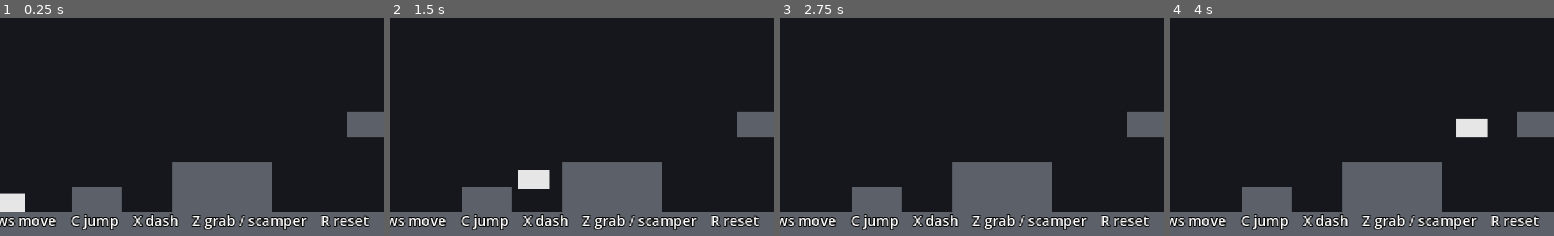
Above: before the commit, frames 1-4 (left to right).
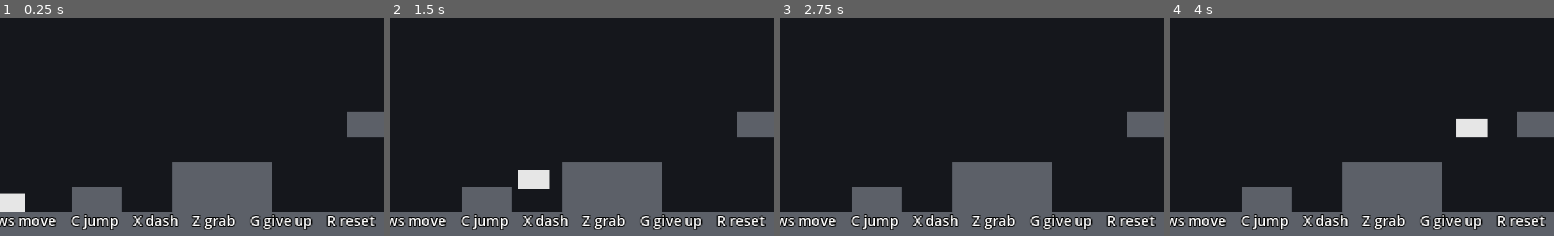
Above: after the commit, the same moments.

Repository: AJS1597/deja-mew
Game: Godot game, scene res://scenes/main.tscn
Same seed, same stepped clock (60 frames per second), same inputs: the game is played once before the commit and once after it.
Inputs:
- Up to frame 1 (0.25 s): no input
- Up to frame 2 (1.5 s): tap Enter at 0.5 s; hold Z (grab) 0.53-1.28 s; hold Right (move_right) from 0.53 s (still down); tap X (dash) at 0.6 s; tap C (jump) at 0.77, 1.07 s; tap Z (grab) at 1.35 s
- Up to frame 3 (2.75 s): tap C (jump) at 1.52, 1.55, 1.82 s; release Right (move_right) at 2.03 s; hold Left (move_left) from 2.03 s (still down); hold C (jump) from 2.03 s (still down); tap X (dash) at 2.3 s
- Up to frame 4 (4 s): release Left (move_left) at 2.78 s; release C (jump) at 2.78 s; hold Right (move_right) from 2.78 s (still down); tap X (dash) at 2.85 s; tap C (jump) at 3.02, 3.32, 3.77, 3.8 s; tap Z (grab) at 3.05 s; hold Z (grab) from 3.53 s (still down)
The pictures show only the part of the screen within x 5-55%, y 50-100%; the shares and areas given below are measured in that part.

The runs differ from the first frame. In frame 1, 1.3% of the frame differs, in the area x 62-98%, y 89-98%; in frame 2, 1.3%; in frame 3, 1.3%; in frame 4, 1.3%.

Commit message:
Add replay ghosts, solid-delay collision, HUD counter, and hazards

Diff:
--- a/project.godot
+++ b/project.godot
@@ -71,6 +71,17 @@
 "events": [Object(InputEventKey,"resource_local_to_scene":false,"resource_name":"","device":-1,"window_id":0,"alt_press …(195 unchanged characters)…
 ]
 }
+give_up={
+"deadzone": 0.5,
+"events": [Object(InputEventKey,"resource_local_to_scene":false,"resource_name":"","device":-1,"window_id":0,"alt_pressed":false,"shift_pressed":false,"ctrl_pressed":false,"meta_pressed":false,"pressed":false,"keycode":71,"physical_keycode":0,"key_label":0,"unicode":0,"location":0,"echo":false,"script":null)
+]
+}
+
+[layer_names]
+
+2d_physics/layer_1="World"
+2d_physics/layer_2="Ghost Sensor"
+2d_physics/layer_3="Ghost Solid"
 
 [physics]
 
--- /dev/null
+++ b/scenes/objects/ghost.tscn
@@ -0,0 +1,21 @@
+[gd_scene load_steps=4 format=3]
+
+[ext_resource type="Script" path="res://scripts/ghost.gd" id="1_ghost"]
+[ext_resource type="Texture2D" path="res://assets/sprites/cat_graybox.png" id="2_cat"]
+
+[sub_resource type="RectangleShape2D" id="RectangleShape2D_ghost"]
+size = Vector2(12, 20)
+
+[node name="Ghost" type="AnimatableBody2D"]
+collision_layer = 2
+collision_mask = 0
+sync_to_physics = true
+script = ExtResource("1_ghost")
+solid_delay = 2.0
+
+[node name="Sprite2D" type="Sprite2D" parent="."]
+modulate = Color(0.55, 0.85, 1, 0.45)
+texture = ExtResource("2_cat")
+
+[node name="CollisionShape2D" type="CollisionShape2D" parent="."]
+shape = SubResource("RectangleShape2D_ghost")
--- /dev/null
+++ b/scenes/objects/hazard.tscn
@@ -0,0 +1,19 @@
+[gd_scene load_steps=3 format=3]
+
+[ext_resource type="Script" path="res://scripts/hazard.gd" id="1_hazard"]
+
+[sub_resource type="RectangleShape2D" id="RectangleShape2D_hazard"]
+size = Vector2(16, 16)
+
+[node name="Hazard" type="Area2D"]
+collision_layer = 0
+collision_mask = 1
+monitorable = false
+script = ExtResource("1_hazard")
+
+[node name="Visual" type="Polygon2D" parent="."]
+color = Color(0.78, 0.29, 0.29, 1)
+polygon = PackedVector2Array(-8, 8, 8, 8, 8, 0, 6, -8, 4, 0, 2, -8, 0, 0, -2, -8, -4, 0, -6, -8, -8, 0)
+
+[node name="CollisionShape2D" type="CollisionShape2D" parent="."]
+shape = SubResource("RectangleShape2D_hazard")
--- a/scenes/player/player.tscn
+++ b/scenes/player/player.tscn
@@ -8,7 +8,7 @@
 
 [node name="Player" type="CharacterBody2D"]
 collision_layer = 1
-collision_mask = 1
+collision_mask = 5
 script = ExtResource("1_player")
 
 [node name="Sprite2D" type="Sprite2D" parent="."]
--- a/scenes/ui/hud.tscn
+++ b/scenes/ui/hud.tscn
@@ -8,12 +8,37 @@
 [node name="LevelLabel" type="Label" parent="."]
 offset_left = 12.0
 offset_top = 8.0
-offset_right = 360.0
+offset_right = 340.0
 offset_bottom = 30.0
 theme_override_colors/font_outline_color = Color(0, 0, 0, 1)
 theme_override_constants/outline_size = 3
 theme_override_font_sizes/font_size = 13
 text = "Level 1 / 9"
+
+[node name="GhostLabel" type="Label" parent="."]
+visible = false
+offset_left = 340.0
+offset_top = 8.0
+offset_right = 500.0
+offset_bottom = 30.0
+theme_override_colors/font_color = Color(0.6, 0.85, 1, 1)
+theme_override_colors/font_outline_color = Color(0, 0, 0, 1)
+theme_override_constants/outline_size = 3
+theme_override_font_sizes/font_size = 12
+text = "Ghosts 0 / 1"
+horizontal_alignment = 2
+
+[node name="HintLabel" type="Label" parent="."]
+visible = false
+offset_left = 80.0
+offset_top = 32.0
+offset_right = 432.0
+offset_bottom = 50.0
+theme_override_colors/font_outline_color = Color(0, 0, 0, 1)
+theme_override_constants/outline_size = 3
+theme_override_font_sizes/font_size = 9
+text = ""
+horizontal_alignment = 1
 
 [node name="ControlsLabel" type="Label" parent="."]
 offset_left = 12.0
@@ -23,4 +48,4 @@
 theme_override_colors/font_outline_color = Color(0, 0, 0, 1)
 theme_override_constants/outline_size = 3
 theme_override_font_sizes/font_size = 9
-text = "Arrows move    C jump    X dash    Z grab / scamper    R reset"
+text = "Arrows move    C jump    X dash    Z grab    G give up    R reset"
--- /dev/null
+++ b/scripts/ghost.gd
@@ -0,0 +1,83 @@
+class_name Ghost
+extends AnimatableBody2D
+
+## A recorded past attempt. It replays from frame 0 in sync with the living
+## player, then stays at its final position. It is always detectable by
+## buttons (sensor layer), and becomes physically solid after a short delay.
+
+const SENSOR_LAYER := 2
+const SOLID_LAYER := 4
+
+const NON_SOLID_TINT := Color(0.55, 0.85, 1.0, 0.45)
+const SOLID_TINT := Color(0.6, 0.9, 1.0, 0.85)
+
+@export var solid_delay: float = 2.0
+
+@onready var sprite: Sprite2D = $Sprite2D
+
+var _positions := PackedVector2Array()
+var _sprite_positions := PackedVector2Array()
+var _rotations := PackedFloat32Array()
+var _flips := PackedByteArray()
+var _next_frame: int = 0
+var _elapsed: float = 0.0
+var _is_solid: bool = false
+var _playing: bool = false
+
+
+func setup(
+	positions: PackedVector2Array,
+	sprite_positions: PackedVector2Array,
+	rotations: PackedFloat32Array,
+	flips: PackedByteArray
+) -> void:
+	_positions = positions
+	_sprite_positions = sprite_positions
+	_rotations = rotations
+	_flips = flips
+
+
+func start_playback() -> void:
+	_next_frame = 0
+	_elapsed = 0.0
+	_is_solid = false
+	collision_layer = SENSOR_LAYER
+	sprite.modulate = NON_SOLID_TINT
+	_playing = true
+
+	if _positions.is_empty():
+		_playing = false
+		return
+
+	_apply_frame(0)
+	_next_frame = 1
+
+
+func reset_playback() -> void:
+	start_playback()
+
+
+func _physics_process(delta: float) -> void:
+	if not _playing:
+		return
+
+	_elapsed += delta
+	if not _is_solid and _elapsed >= solid_delay:
+		_become_solid()
+
+	if _next_frame < _positions.size():
+		_apply_frame(_next_frame)
+		_next_frame += 1
+
+
+func _apply_frame(index: int) -> void:
+	global_position = _positions[index]
+	sprite.position = _sprite_positions[index]
+	sprite.rotation = _rotations[index]
+	sprite.flip_h = _flips[index] != 0
+
+
+func _become_solid() -> void:
+	_is_solid = true
+	collision_layer = SENSOR_LAYER | SOLID_LAYER
+	sprite.modulate = SOLID_TINT
--- /dev/null
+++ b/scripts/hazard.gd
@@ -0,0 +1,18 @@
+class_name Hazard
+extends Area2D
+
+## Flat-graybox hazard. Touching it kills the living player; ghosts ignore it.
+
+signal player_hit
+
+
+func _ready() -> void:
+	collision_layer = 0
+	collision_mask = 1
+	add_to_group("hazards")
+	body_entered.connect(_on_body_entered)
+
+
+func _on_body_entered(body: Node2D) -> void:
+	if body is Player:
+		player_hit.emit()
--- a/scripts/hud.gd
+++ b/scripts/hud.gd
@@ -2,6 +2,8 @@
 extends CanvasLayer
 
 @onready var level_label: Label = $LevelLabel
+@onready var ghost_label: Label = $GhostLabel
+@onready var hint_label: Label = $HintLabel
 
 
 func set_level(level_number: int, level_count: int, level_title: String = "") -> void:
@@ -9,3 +11,13 @@
 	if not level_title.is_empty():
 		text += "  -  " + level_title
 	level_label.text = text
+
+
+func set_ghosts(placed: int, total: int) -> void:
+	ghost_label.visible = total > 0
+	ghost_label.text = "Ghosts %d / %d" % [placed, total]
+
+
+func set_hint(text: String) -> void:
+	hint_label.text = text
+	hint_label.visible = not text.is_empty()
--- a/scripts/level.gd
+++ b/scripts/level.gd
@@ -3,24 +3,70 @@
 
 signal completed
 
+const GHOST_SCENE := preload("res://scenes/objects/ghost.tscn")
+const ROOM_SIZE := Vector2(512.0, 288.0)
+const FALL_LIMIT := 320.0
+
 @export var level_number: int = 1
 @export var level_count: int = 9
 @export var level_name: String = ""
+@export_multiline var hint: String = ""
+@export var ghost_solid_delay: float = 2.0
 
 @onready var spawn: Marker2D = $Spawn
 @onready var player: Player = $Player
+@onready var player_sprite: Sprite2D = $Player/Sprite2D
 @onready var exit: Area2D = $Exit
 @onready var hud: GameHUD = $HUD
 
+var _max_ghosts: int = 0
+var _ghosts: Array[Ghost] = []
+var _respawning: bool = false
+var _death_pending: bool = false
+var _recording: bool = false
+
+var _rec_positions := PackedVector2Array()
+var _rec_sprite_positions := PackedVector2Array()
+var _rec_rotations := PackedFloat32Array()
+var _rec_flips := PackedByteArray()
+
 
 func _ready() -> void:
+	# Record after the player has moved this physics frame.
+	process_physics_priority = 100
+	set_process_unhandled_input(true)
+
 	player.global_position = spawn.global_position
+
+	_max_ghosts = maxi(level_number - 1, 0)
 	hud.set_level(level_number, level_count, level_name)
+	hud.set_ghosts(0, _max_ghosts)
+	hud.set_hint(hint)
+
 	exit.body_entered.connect(_on_exit_body_entered)
+	_connect_hazards()
+	_start_recording()
+
+
+func _physics_process(_delta: float) -> void:
+	if _respawning:
+		return
+
+	if _recording:
+		_append_frame()
+
+	if player.global_position.y > FALL_LIMIT:
+		_die(true)
 
 
 func _unhandled_input(event: InputEvent) -> void:
-	# When launched directly with F6, this level is the current scene.
+	if event.is_action_pressed("give_up"):
+		_die(false)
+		get_viewport().set_input_as_handled()
+		return
+
+	# Under Main, Main owns R/Esc. When running a level directly with F6,
+	# this level handles them itself.
 	if get_tree().current_scene != self:
 		return
 
@@ -30,6 +76,117 @@
 		get_tree().quit()
 
 
+func _start_recording() -> void:
+	_rec_positions = PackedVector2Array()
+	_rec_sprite_positions = PackedVector2Array()
+	_rec_rotations = PackedFloat32Array()
+	_rec_flips = PackedByteArray()
+	_recording = true
+	_append_frame()
+
+
+func _append_frame() -> void:
+	_rec_positions.append(player.global_position)
+	_rec_sprite_positions.append(player_sprite.position)
+	_rec_rotations.append(player_sprite.rotation)
+	_rec_flips.append(1 if player_sprite.flip_h else 0)
+
+
+func _die(is_fall: bool = false) -> void:
+	if _respawning:
+		return
+
+	_respawning = true
+	_death_pending = false
+	_recording = false
+
+	# Capture the exact final pose before respawning.
+	_append_frame()
+
+	var positions := _rec_positions.duplicate()
+	var sprite_positions := _rec_sprite_positions.duplicate()
+	var rotations := _rec_rotations.duplicate()
+	var flips := _rec_flips.duplicate()
+
+	var valid_frames := positions.size()
+	if is_fall:
+		valid_frames = _clip_to_room(positions, sprite_positions, rotations, flips)
+
+	if valid_frames > 0 and _ghosts.size() < _max_ghosts:
+		_spawn_ghost(positions, sprite_positions, rotations, flips)
+
+	_reset_world()
+
+	for ghost in _ghosts:
+		ghost.reset_playback()
+
+	player.respawn_at(spawn.global_position)
+	_start_recording()
+	_respawning = false
+
+
+## Trims a fall recording to the last frame whose player centre is still inside
+## the visible room, so the ghost ends at the room edge rather than off-screen.
+func _clip_to_room(
+	positions: PackedVector2Array,
+	sprite_positions: PackedVector2Array,
+	rotations: PackedFloat32Array,
+	flips: PackedByteArray
+) -> int:
+	var last := -1
+	for i in positions.size():
+		var point := positions[i]
+		if point.x >= 0.0 and point.x <= ROOM_SIZE.x \
+				and point.y >= 0.0 and point.y <= ROOM_SIZE.y:
+			last = i
+
+	if last < 0:
+		return 0
+
+	var count := last + 1
+	positions.resize(count)
+	sprite_positions.resize(count)
+	rotations.resize(count)
+	flips.resize(count)
+	return count
+
+
+func _spawn_ghost(
+	positions: PackedVector2Array,
+	sprite_positions: PackedVector2Array,
+	rotations: PackedFloat32Array,
+	flips: PackedByteArray
+) -> void:
+	var ghost: Ghost = GHOST_SCENE.instantiate()
+	ghost.solid_delay = ghost_solid_delay
+	ghost.setup(positions, sprite_positions, rotations, flips)
+	add_child(ghost)
+	_ghosts.append(ghost)
+	hud.set_ghosts(_ghosts.size(), _max_ghosts)
+
+
+func _reset_world() -> void:
+	for node in get_tree().get_nodes_in_group("resettable"):
+		if is_ancestor_of(node) and node.has_method("reset_state"):
+			node.call("reset_state")
+
+
+func _connect_hazards() -> void:
+	var callback := Callable(self, "_on_hazard_hit")
+	for node in get_tree().get_nodes_in_group("hazards"):
+		if is_ancestor_of(node) and not node.is_connected("player_hit", callback):
+			node.connect("player_hit", callback)
+
+
+func _on_hazard_hit() -> void:
+	# body_entered fires while the physics server is flushing queries. Adding a
+	# ghost body at that point is illegal, so defer the respawn by one frame.
+	if _respawning or _death_pending:
+		return
+	_death_pending = true
+	_die.call_deferred(false)
+
+
 func _on_exit_body_entered(body: Node2D) -> void:
 	if body is Player:
 		exit.set_deferred("monitoring", false)
--- a/scripts/player.gd
+++ b/scripts/player.gd
@@ -202,6 +202,24 @@
 	sprite.position = Vector2(0.0, ground_offset)
 
 
+## Called by the level on respawn/death. Clears all transient movement state.
+func respawn_at(target: Vector2) -> void:
+	global_position = target
+	velocity = Vector2.ZERO
+	_is_dashing = false
+	_dash_timer = 0.0
+	_dash_freeze_timer = 0.0
+	_dash_direction = Vector2.ZERO
+	coyote_timer = 0.0
+	jump_buffer_timer = 0.0
+	wall_jump_lock_timer = 0.0
+	dashes_left = dashes_per_airtime
+	scamper_left = scamper_distance
+	facing = 1
+	sprite.modulate = Color.WHITE
+	_face_direction(Vector2.RIGHT)
+
+
 ## Returns the normal of a wall the player is touching, or Vector2.ZERO.
 ## is_on_wall() only updates after movement, so a short probe makes grabbing and
 ## scampering work even when standing still next to a wall.
Not shown, added: scripts/ghost.gd.uid
Not shown, added: scripts/hazard.gd.uid
